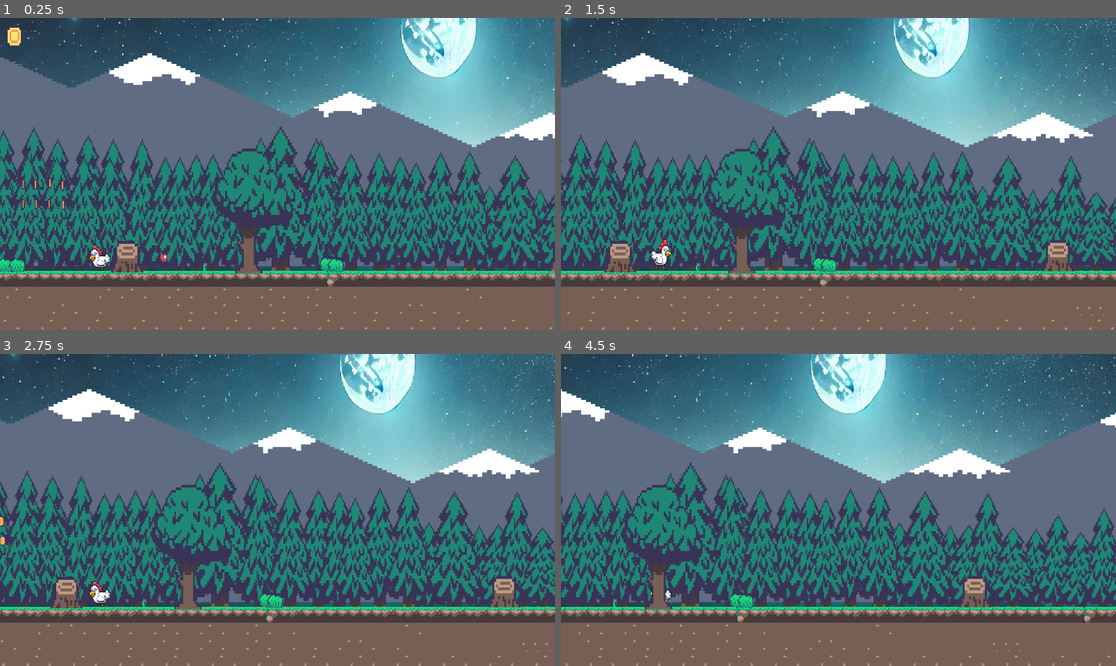
Above: before the commit, frames 1-4 (two rows, left to right).
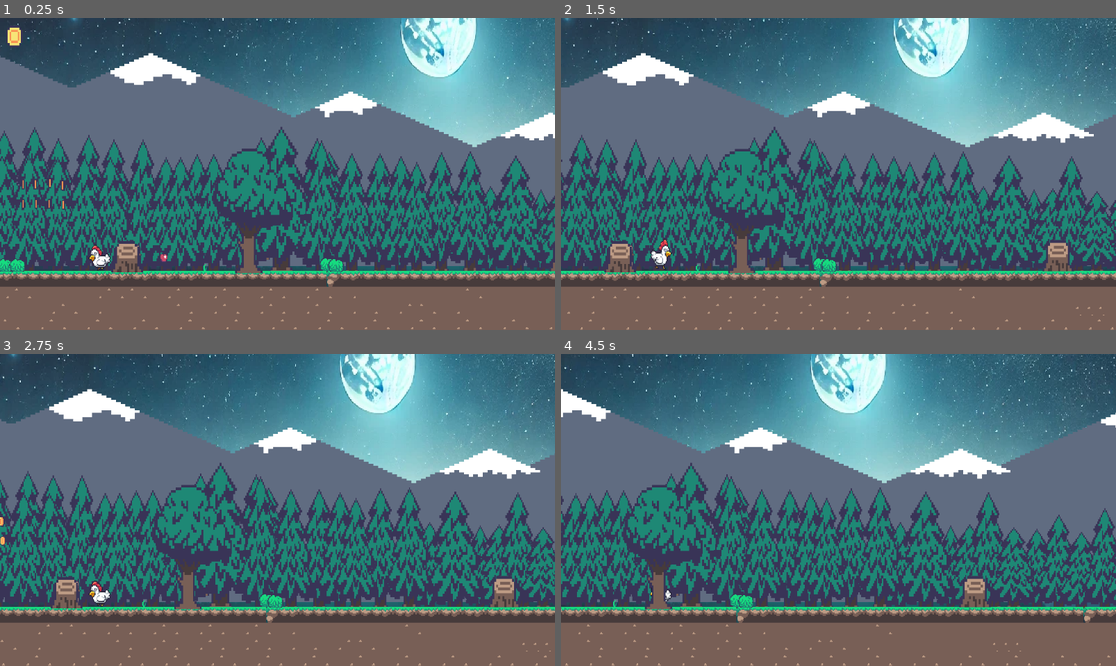
Above: after the commit, the same moments.

Repository: trafo30/Pollitosenfuga
Game: Godot game, scene res://scenes/Mundo_Tuto.tscn
Same seed, same stepped clock (60 frames per second), same inputs: the game is played once before the commit and once after it.
Inputs:
- Up to frame 1 (0.25 s): no input
- Up to frame 2 (1.5 s): tap Enter (ui_accept) at 0.5, 0.77 s; hold Right (ui_right) from 0.53 s (still down)
- Up to frame 3 (2.75 s): tap Enter (ui_accept) at 1.52 s; release Right (ui_right) at 2.03 s; hold Left (ui_left) from 2.03 s (still down)
- Up to frame 4 (4.5 s): release Left (ui_left) at 2.78 s; hold Right (ui_right) 2.78-4.28 s; tap Enter (ui_accept) at 3.02, 3.77 s; hold Left (ui_left) from 4.28 s (still down)

The runs differ from the first frame. In frame 1, 7.5% of the frame differs, in the area x 0-100%, y 11-82%; in frame 2, 7.0%; in frame 3, 7.1%; in frame 4, 6.8%.

Commit message:
Update Mundo_Tuto.tscn

Diff:
--- a/scenes/Mundo_Tuto.tscn
+++ b/scenes/Mundo_Tuto.tscn
@@ -507,7 +507,7 @@
 texture = ExtResource("1_1h6rt")
 
 [node name="MountainsA" type="Sprite2D" parent="."]
-position = Vector2(384, -145)
+position = Vector2(385, -145)
 scale = Vector2(6.59375, 2.18946)
 texture = ExtResource("1_2uqso")
 
@@ -747,7 +747,7 @@
 texture = ExtResource("2_pg57t")
 
 [node name="TreeB43" type="Sprite2D" parent="MountainsA"]
-position = Vector2(100.701, 36.082)
+position = Vector2(100.701, 28.3175)
 scale = Vector2(0.271722, 1.22034)
 texture = ExtResource("2_pg57t")
 
@@ -757,7 +757,22 @@
 texture = ExtResource("2_pg57t")
 
 [node name="TreeB45" type="Sprite2D" parent="MountainsA"]
-position = Vector2(78.1043, 44.76)
+position = Vector2(78.7109, 42.933)
+scale = Vector2(0.216431, 0.740411)
+texture = ExtResource("2_pg57t")
+
+[node name="TreeB46" type="Sprite2D" parent="MountainsA"]
+position = Vector2(103.886, 43.3897)
+scale = Vector2(0.216431, 0.740411)
+texture = ExtResource("2_pg57t")
+
+[node name="TreeB47" type="Sprite2D" parent="MountainsA"]
+position = Vector2(106.919, 42.933)
+scale = Vector2(0.216431, 0.740411)
+texture = ExtResource("2_pg57t")
+
+[node name="TreeB48" type="Sprite2D" parent="MountainsA"]
+position = Vector2(109.801, 43.3897)
 scale = Vector2(0.216431, 0.740411)
 texture = ExtResource("2_pg57t")
 
